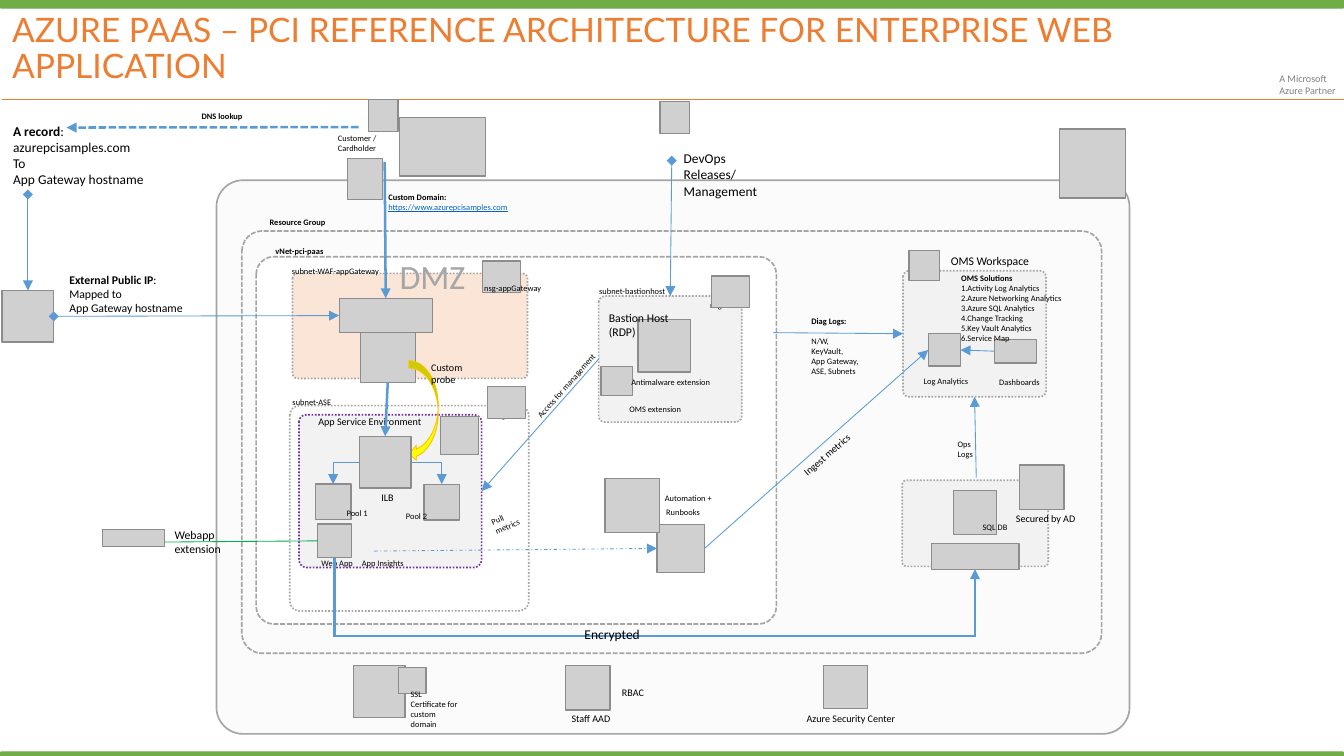
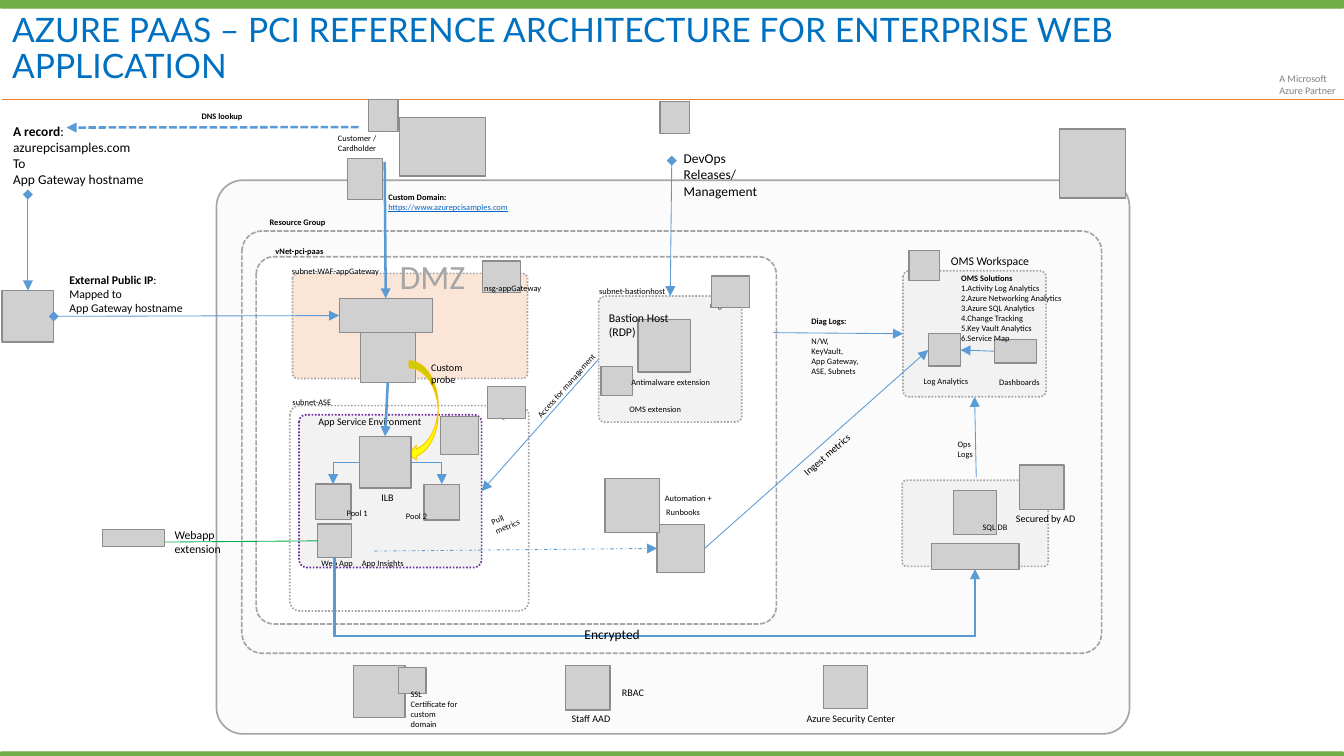
Before and after one commit to Cloudneeti/pci-paas-webapp-ase-sqldb-appgateway-keyvault-oms, a slide deck: slide 7 of documents/Azure_PCI_PaaS_Management_Reference_Architecture.pptx (slide 4 before the commit). Drawn at 1344x756 pixels with LibreOffice and Linux fonts; fonts in the diff are those of the drawing; grey boxes stand for pictures; background and template pictures are left out. Boxes give left, top, right and bottom in pixels: in the first picture for what was removed or moved away, otherwise in the second. Text is boxed around its words. In the diff, an @@ line names an element or a change of style, - is before the commit and + after.

```diff
--- a/documents/Azure_PCI_PaaS_Management_Reference_Architecture.pptx
+++ b/documents/Azure_PCI_PaaS_Management_Reference_Architecture.pptx
@@ title "AZURE PAAS – PCI REFERENCE ..." at (12, 17, 1113, 79): text colour #ED7D31 to #0070C0 @@
```
Also in this commit, not shown: 1 other slide changed, 3 slides added, 4 other files.
